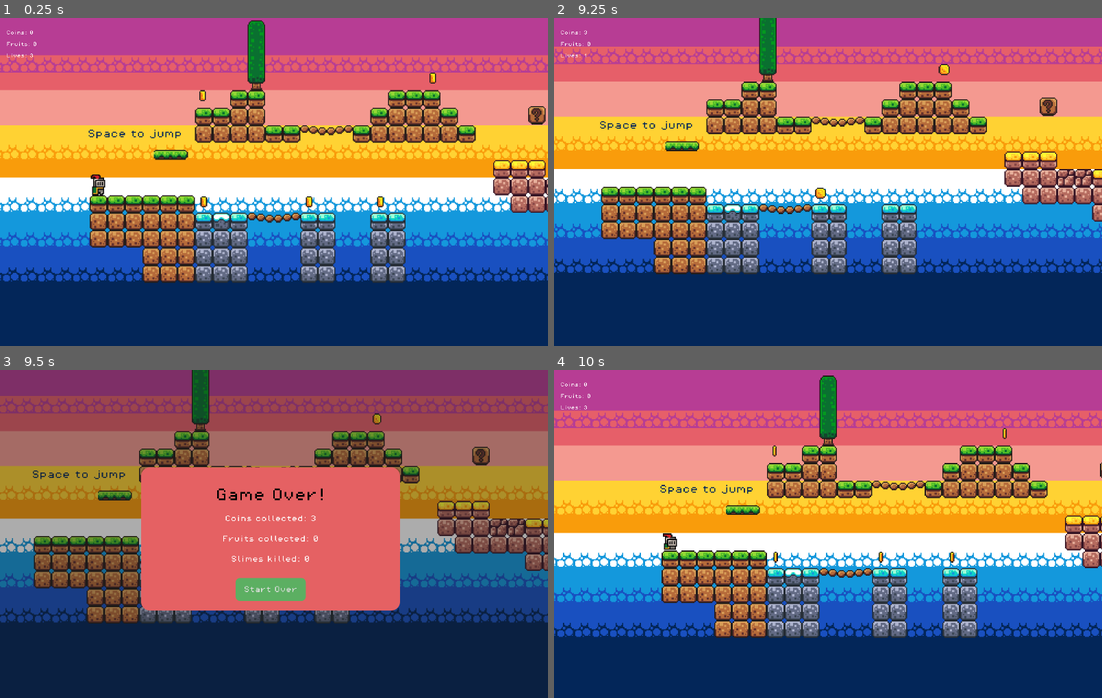
Above: before the commit, frames 1-4 (two rows, left to right).
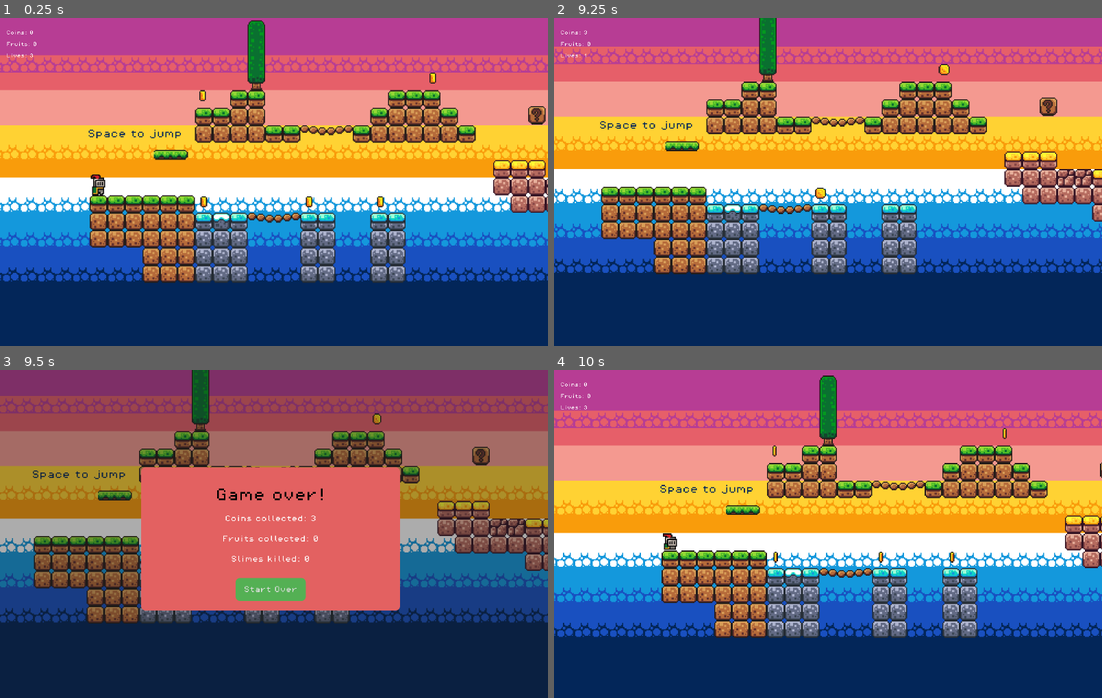
Above: after the commit, the same moments.

Repository: ggacusan10/godot-walkthrough
Game: Godot game, scene res://scenes/game.tscn
Two runs of this game, one before a commit and one after it. Both use one fixed random seed, a clock stepped at 60 frames per second and the inputs below.
Inputs:
- Up to frame 1 (0.25 s): no input
- Up to frame 2 (9.25 s): hold Right (move_right) 0.53-2.03 s; tap Space (jump) at 0.77, 1.52, 3.02, 3.77, 4.52, 6.02, 6.77, 7.52, 9.02 s; hold Left (move_left) 2.03-4.28 s; hold Right (move_right) 4.28-8.03 s; hold Left (move_left) from 8.03 s (still down)
- Up to frame 3 (9.5 s): keep holding Left (move_left)
- Up to frame 4 (10 s): release Left (move_left) at 9.5 s; click "Start Over" at 9.5 s

Frames 1-2 are identical in both runs. In frame 3, less than 0.1% of the frame differs, in the area x 25-73%, y 29-74%; in frame 4, nothing differs.

Commit message:
added dynamic styling to game over scene

Diff:
--- a/2d-platformer-game/scenes/ui/game_over.tscn
+++ b/2d-platformer-game/scenes/ui/game_over.tscn
@@ -6,12 +6,12 @@
 [sub_resource type="StyleBoxFlat" id="StyleBoxFlat_wqhvx"]
 bg_color = Color(0.0901961, 0.0901961, 0.0901961, 0.356863)
 
-[sub_resource type="StyleBoxFlat" id="StyleBoxFlat_xeevv"]
-bg_color = Color(0.899121, 0.382279, 0.390118, 1)
-corner_radius_top_left = 32
-corner_radius_top_right = 32
-corner_radius_bottom_right = 32
-corner_radius_bottom_left = 32
+[sub_resource type="StyleBoxFlat" id="StyleBoxFlat_fu4wh"]
+bg_color = Color(0.339911, 0.693591, 0.336959, 1)
+corner_radius_top_left = 16
+corner_radius_top_right = 16
+corner_radius_bottom_right = 16
+corner_radius_bottom_left = 16
 
 [sub_resource type="StyleBoxFlat" id="StyleBoxFlat_racf3"]
 corner_radius_top_left = 16
@@ -26,7 +26,7 @@
 corner_radius_bottom_left = 16
 
 [sub_resource type="StyleBoxFlat" id="StyleBoxFlat_tbwuq"]
-bg_color = Color(0.361007, 0.686927, 0.386294, 1)
+bg_color = Color(0.339911, 0.693591, 0.336959, 1)
 corner_radius_top_left = 16
 corner_radius_top_right = 16
 corner_radius_bottom_right = 16
@@ -78,7 +78,7 @@
 offset_bottom = 262.0
 grow_horizontal = 2
 grow_vertical = 2
-theme_override_styles/panel = SubResource("StyleBoxFlat_xeevv")
+theme_override_styles/panel = SubResource("StyleBoxFlat_fu4wh")
 
 [node name="GameOutcomeLabel" type="Label" parent="Panel/Control/Panel"]
 layout_mode = 1
--- a/2d-platformer-game/scripts/classes/game_state.gd
+++ b/2d-platformer-game/scripts/classes/game_state.gd
@@ -15,5 +15,6 @@
 var slimes: int = 0
 
 var is_game_over: bool = false
+var did_win: bool = false
 
 var lives: int = MAX_LIVES
--- a/2d-platformer-game/scripts/game_manager/game_manager.gd
+++ b/2d-platformer-game/scripts/game_manager/game_manager.gd
@@ -14,15 +14,16 @@
 	print("[GameManager] ready game_state: ", game_state)
 	if game_state == null:
 		game_state = GameState.new()
-		print("[GameManager] creating new game_state", game_state)
+		print("[GameManager] creating new game_state: ", game_state)
 
 func decrement_life() -> void:
 	print("[GameManager] decrement_life")
 	game_state.lives -= 1
 
 	if game_state.lives <= 0:
+		game_state.is_game_over = true
+		game_state.did_win = false
 		emit_signal("game_over_signal")
-		game_state.is_game_over = true
 	else:
 		emit_signal("lives_changed", game_state.lives)
 
--- a/2d-platformer-game/scripts/nodes/ui/game_over.gd
+++ b/2d-platformer-game/scripts/nodes/ui/game_over.gd
@@ -1,20 +1,57 @@
 extends Control
 
+@onready var panel: Panel = $Panel/Control/Panel
+@onready var game_outcome_label: Label = $Panel/Control/Panel/GameOutcomeLabel
 @onready var coins_label: Label = $Panel/Control/Panel/VBoxContainer/CoinsLabel
 @onready var fruits_label: Label = $Panel/Control/Panel/VBoxContainer/FruitsLabel
 @onready var slimes_label: Label = $Panel/Control/Panel/VBoxContainer/SlimesLabel
+@onready var button: Button = $Panel/Control/Panel/Button
+
+class Style:
+	var old: StyleBox = null
+	var new: StyleBox = null
+
+var panel_style = Style.new()
+var button_style = Style.new()
 
 # Called when the node enters the scene tree for the first time.
 func _ready() -> void:
 	GameManager.game_over_signal.connect(_on_game_over)
+	panel_style.old = panel.get_theme_stylebox("panel")
+	panel_style.new = panel_style.old.duplicate()
+
+	button_style.old = button.get_theme_stylebox("normal")
+	button_style.new = button_style.old.duplicate()
+
+	# remove them so we can override the style
+	panel.remove_theme_stylebox_override("panel")
+	button.remove_theme_color_override("normal")
+
+func handle_game_win_styles() -> void:
+	game_outcome_label.text = "You win!"
+	panel_style.new.bg_color = Color(0.33, 0.69, 0.33)
+	button_style.new.bg_color = Color(0.14, 0.30, 0.15)
+
+func handle_game_lose_styles() -> void:
+	game_outcome_label.text = "Game over!"
+	panel_style.new.bg_color = Color(0.89, 0.38, 0.38)
+	button_style.new.bg_color = Color(0.33, 0.69, 0.33)
 
 func _on_game_over() -> void:
 	print("[GameOver] received game over signal")
 	self.visible = true
+
+	if GameManager.game_state.did_win:
+		handle_game_win_styles()
+	else:
+		handle_game_lose_styles()
+
+	panel.add_theme_stylebox_override("panel", panel_style.new)
+	button.add_theme_stylebox_override("normal", button_style.new)
+
 	coins_label.text = "Coins collected: " + str(GameManager.game_state.coins)
 	fruits_label.text = "Fruits collected: " + str(GameManager.game_state.fruits)
 	slimes_label.text = "Slimes killed: " + str(GameManager.game_state.slimes)
 
-
 func _on_button_pressed() -> void:
 	GameManager.reload()
